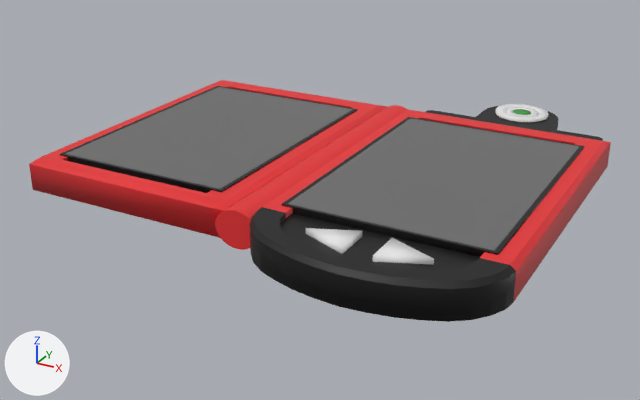
The FBX model Assets/Models/pokedex.fbx as it was, and as the next commit left it.
Camera for both pictures: a camera (50 mm lens) standing at (6.32, -16.35, 6.9) and looking at (-2.55, -0.23, -1.16). Arrows for +X, +Y and +Z are at lower left; the lights stay in place. Where no turn or scale is listed for an object, it has been applied to the vertices. Vertices at the same position are counted once.
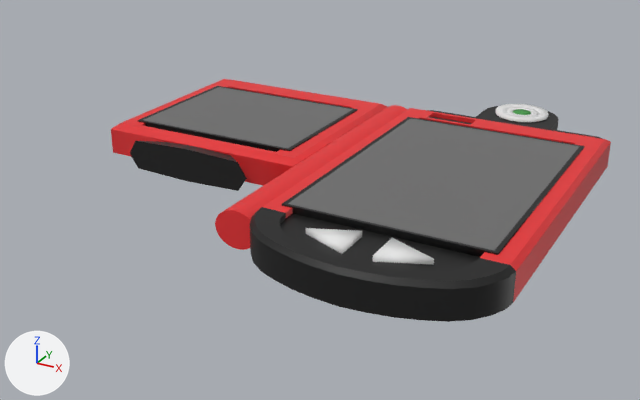
Boxes (x1, y1, x2, y2) around the edits, measured in the pictures (640 x 400 px; the box of a moved part takes in the faces that stretch with it):
'Circle.004', reshaped (23% narrower, 32% shorter)
    before: (29, 80, 387, 238)
    after: (111, 79, 387, 186)
'Circle.006', added (black)
    after: (130, 141, 247, 191)
part 1 of me_circle_006, built on
    before: (263, 109, 611, 271)
    after: (263, 108, 611, 271)
part 2 of me_circle_009, moved or reshaped
    before: (42, 80, 387, 210)
    after: (122, 79, 387, 166)
part 3 of me_circle_009, moved or reshaped
    before: (29, 107, 387, 238)
    after: (111, 107, 387, 186)

Patch to the scene script:
```diff
--- a/Assets/Models/pokedex.fbx.py
+++ b/Assets/Models/pokedex.fbx.py
@@ me_circle_009 @@
 me_circle_009.from_pydata(...)  # 32 vertices, 28 faces; spans x -5.37..-0.36, y -3.64..3.71, z -0.32..0.4
 # used by ob_circle_004; location = (-2.29, -0.19, -0.29)
+# me_circle_009 part 2: all 2 vertices in x -5.26..-0.47, y 3.37, z 0.37 are moved by (0.0, 0.19, 0.0)
+# me_circle_009 part 3: all 16 vertices in x -5.37..-0.36, y -3.64..-3.05, z -0.32..0.4 are moved by (0.0, 2.6, 0.0)
 me_circle_009.materials.append(mat_material_001)
@@ me_circle_006 @@
 # used by ob_circle_002; location = (-0.61, -2.04, -0.15)
-me_circle_006.from_pydata(...)  # 173 vertices, 200 faces; spans x -2.16..3.54, y -3.01..5.56, z -0.53..0.28
+me_circle_006.from_pydata(...)  # 183 vertices, 211 faces; spans x -2.16..3.54, y -3.01..5.56, z -0.53..0.28
+# me_circle_006 part 1
+# 1 face is deleted
+# 2 vertices move from x -1.36..3.44, y 5.22, z 0.25 to x -1.36..3.44, y 5.41, z 0.25
+# 10 vertices are added at x -0.7..2.85, y 4.92..5.31, z 0.15..0.25
+# 11 new faces join them, mat_material_001 (red #e72e31)
+# 1 new face joins them, mat_material_002 (black #141414)
 me_circle_006.materials.append(mat_material_001)
@@ me_circle_012 @@
+me_circle_012.from_pydata([(-0.53, 0.31, 0.2), (0.53, 0.31, 0.2), (0.53, 0.31, -0.2), (-0.53, 0.31, -0.2), (1.38, -0.48, -0.34), (-1.38, -0.48, -0.34), (1.38, -0.48, 0.34), (-1.38, -0.48, 0.34), (0.0, 0.31, -0.23), (0.0, 0.31, 0.23), (0.0, -0.48, -0.39), (0.0, -0.48, 0.39), (0.61, 0.31, 0.0), (-0.61, 0.31, 0.0), (1.6, -0.48, 0.0), (-1.6, -0.48, 0.0), (0.0, -0.48, 0.0), (0.0, 0.31, 0.0)], [], [(17, 12, 2, 8), (16, 10, 4, 14), (13, 3, 5, 15), (8, 2, 4, 10), (9, 0, 7, 11), (12, 1, 6, 14), (1, 9, 11, 6), (3, 8, 10, 5), (15, 5, 10, 16), (13, 17, 8, 3), (0, 9, 17, 13), (7, 15, 16, 11), (2, 12, 14, 4), (0, 13, 15, 7), (11, 16, 14, 6), (9, 1, 12, 17)])
+for i in [2, 5, 12, 13]: me_circle_012.polygons[i].material_index = 1
+me_circle_012.materials.append(mat_material_002)  # black #141414
+me_circle_012.materials.append(mat_material_003)  # dark grey #6d6d6d
@@ ob_circle_006 @@
+ob_circle_006 = bpy.data.objects.new('Circle.006', me_circle_012)
+ob_circle_006.location = (-5.15, -1.19, -0.31)
```
